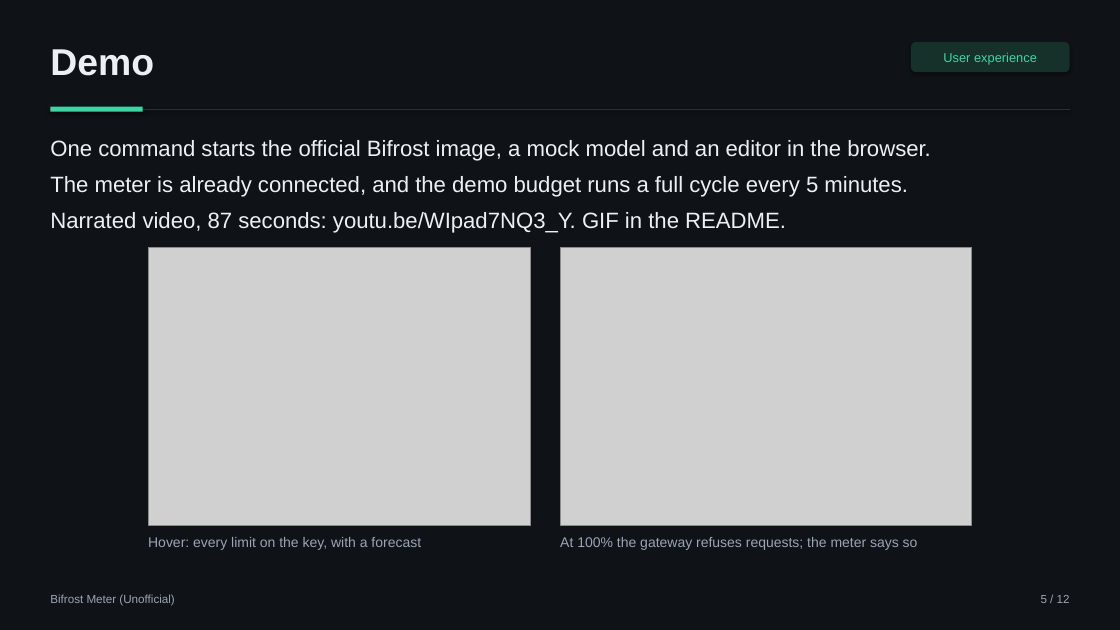
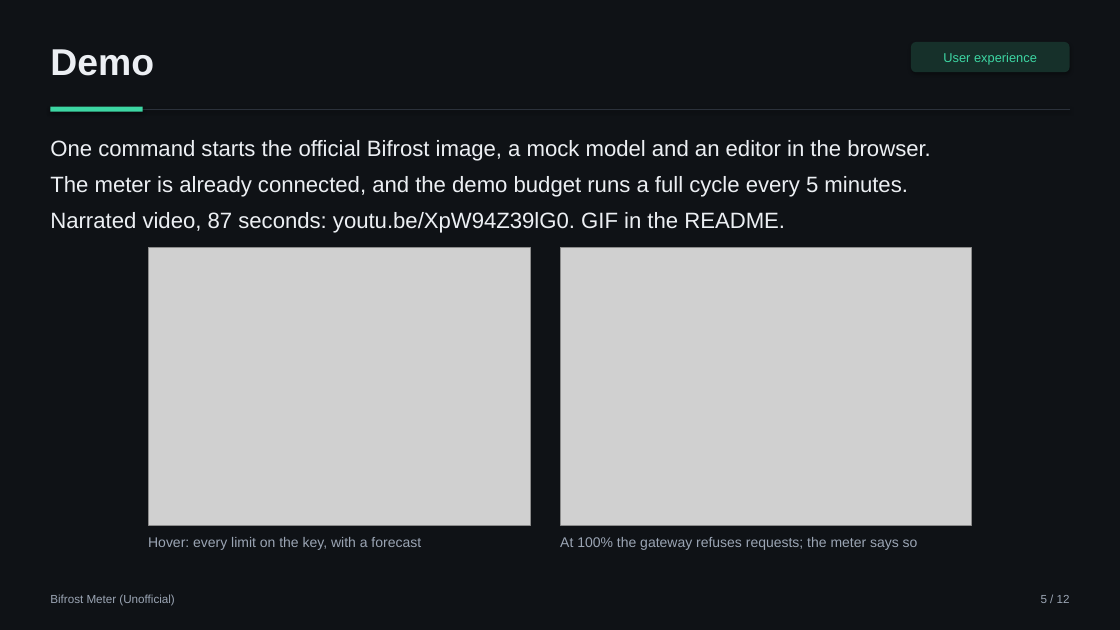
Before and after one commit to aimanmalib/bifrost-meter, a slide deck: slide 5 of deck/bifrost-meter.pptx. Drawn at 1120x630 pixels with LibreOffice and Linux fonts; fonts in the diff are those of the drawing; grey boxes stand for pictures. Boxes give left, top, right and bottom in pixels: in the first picture for what was removed or moved away, otherwise in the second. Text is boxed around its words. In the diff, an @@ line names an element or a change of style, - is before the commit and + after.

```diff
--- a/deck/bifrost-meter.pptx
+++ b/deck/bifrost-meter.pptx
@@ text at (x1=50, y1=212, x2=785, y2=233): text changed @@
-Narrated video, 87 seconds: youtu.be/WIpad7NQ3_Y. GIF in the README.
+Narrated video, 87 seconds: youtu.be/XpW94Z39lG0. GIF in the README.
```
Also in this commit, not shown: 9 other files.
